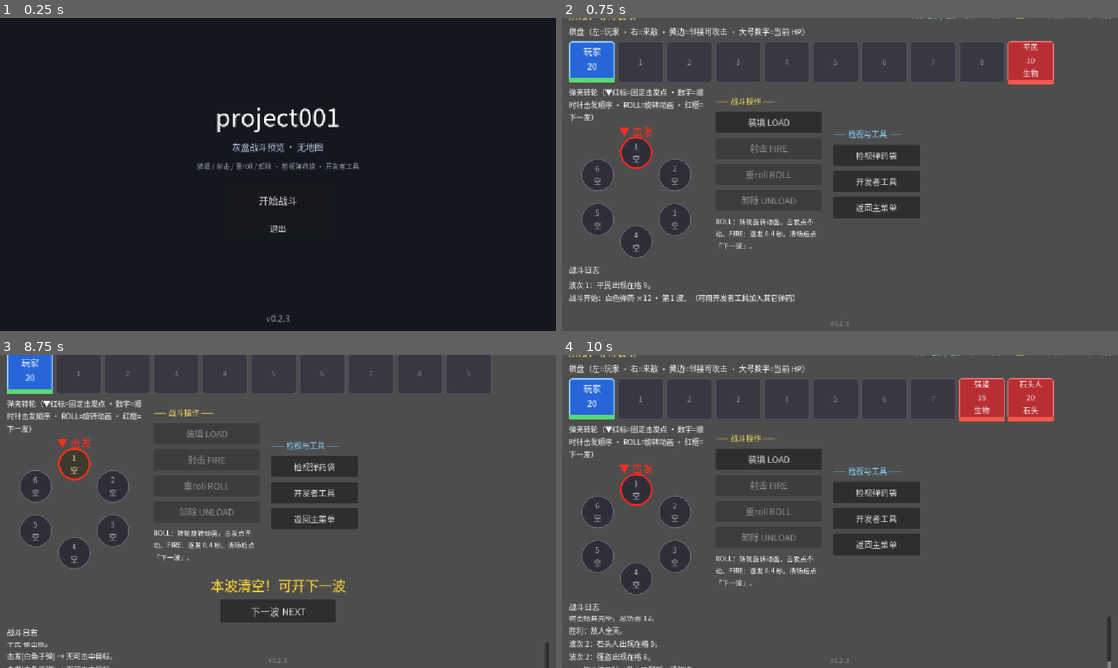
Above: before the commit, frames 1-4 (two rows, left to right).
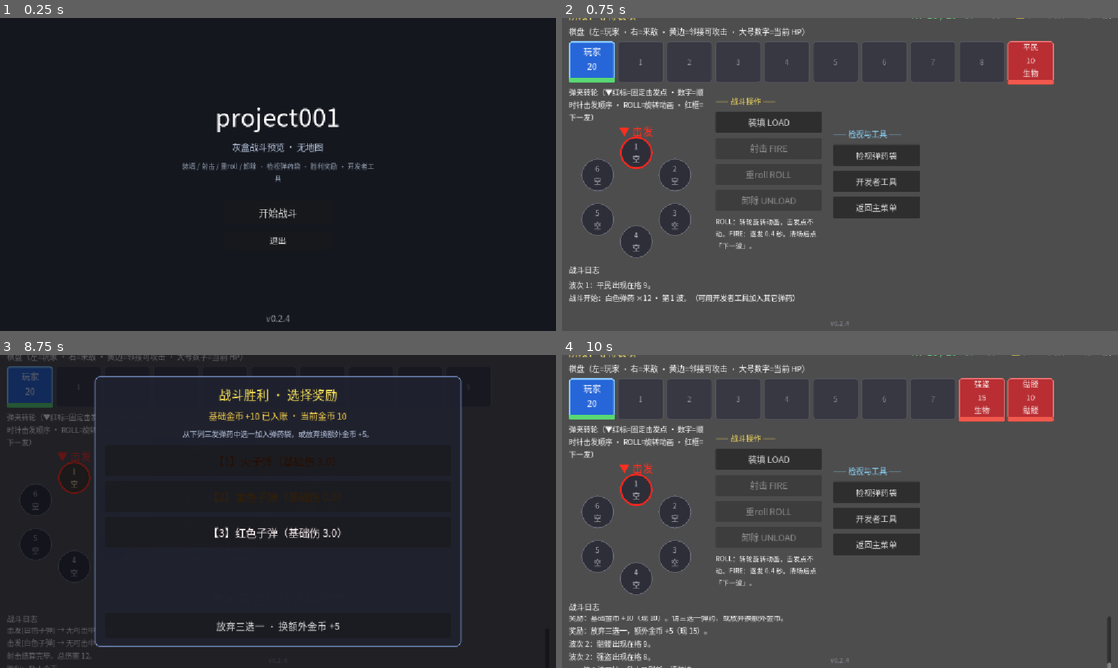
Above: after the commit, the same moments.

Repository: pineapplecat123/project001
Game: Godot game, scene res://scenes/main.tscn
Two runs of this game, one before a commit and one after it. Both use one fixed random seed, a clock stepped at 60 frames per second and the inputs below.
Inputs (mouse positions are in pixels of both pictures, inside the frame that each line leads up to):
- Up to frame 1 (0.25 s): no input
- Up to frame 2 (0.75 s): click "开始战斗" at 0.5 s
- Up to frame 3 (8.75 s): click "装填 LOAD" at 1.25 s; click "开发者工具" at 2 s; click "射击 FIRE" at 2.75 s; click "重roll ROLL" at 3.5 s; click "检视弹药袋" at 4.25 s; click "返回主菜单" at 5 s; click "关闭" at 5.75 s; click "射击 FIRE" at 6.5 s; click "检视弹药袋" at 7.25 s; click "关闭" at 8 s
- Up to frame 4 (10 s): click (840, 624) at 8.75 s, where only the run after the commit has a clickable "放弃三选一 · 换额外金币 +5"; click "下一波 NEXT" (after the commit: "继续下一波") at 9.5 s

The runs differ from the first frame. In frame 1, 0.8% of the frame differs, in the area x 32-68%, y 46-98%; in frame 2, less than 0.1%; in frame 3, 93%, in the area x 0-100%, y 0-100%; in frame 4, 1.0%.

Commit message:
feat(combat): v0.2.4 战斗胜利奖励灰盒（基础金+三选一/放弃换金）
清场后发基础金币并弹出弹药三选一；可放弃换额外金；结算后才可下一波（袋不重置）。无伤/三回合额外金仅预留钩子。GUT 34/34。

Diff:
--- a/scenes/combat.tscn
+++ b/scenes/combat.tscn
@@ -572,6 +572,80 @@
 layout_mode = 2
 text = "跳过怪物回合"
 
+
+[node name="RewardPanel" type="PanelContainer" parent="."]
+unique_name_in_owner = true
+visible = false
+z_index = 12
+layout_mode = 1
+anchors_preset = 8
+anchor_left = 0.5
+anchor_top = 0.5
+anchor_right = 0.5
+anchor_bottom = 0.5
+offset_left = -380.0
+offset_top = -280.0
+offset_right = 380.0
+offset_bottom = 280.0
+grow_horizontal = 2
+grow_vertical = 2
+
+[node name="RewardMargin" type="MarginContainer" parent="RewardPanel"]
+layout_mode = 2
+theme_override_constants/margin_left = 18
+theme_override_constants/margin_top = 14
+theme_override_constants/margin_right = 18
+theme_override_constants/margin_bottom = 14
+
+[node name="RewardVBox" type="VBoxContainer" parent="RewardPanel/RewardMargin"]
+layout_mode = 2
+theme_override_constants/separation = 12
+
+[node name="RewardTitle" type="Label" parent="RewardPanel/RewardMargin/RewardVBox"]
+unique_name_in_owner = true
+layout_mode = 2
+theme_override_font_sizes/font_size = 26
+theme_override_colors/font_color = Color(1, 0.9, 0.35, 1)
+text = "战斗胜利 · 选择奖励"
+horizontal_alignment = 1
+
+[node name="RewardGoldLabel" type="Label" parent="RewardPanel/RewardMargin/RewardVBox"]
+unique_name_in_owner = true
+layout_mode = 2
+theme_override_font_sizes/font_size = 18
+text = "基础金币已入账"
+horizontal_alignment = 1
+
+[node name="RewardHint" type="Label" parent="RewardPanel/RewardMargin/RewardVBox"]
+unique_name_in_owner = true
+layout_mode = 2
+theme_override_font_sizes/font_size = 15
+theme_override_colors/font_color = Color(0.75, 0.8, 0.9, 1)
+text = "从下列三发弹药中选一加入弹药袋，或放弃换额外金币。"
+autowrap_mode = 3
+horizontal_alignment = 1
+
+[node name="RewardChoices" type="VBoxContainer" parent="RewardPanel/RewardMargin/RewardVBox"]
+unique_name_in_owner = true
+layout_mode = 2
+size_flags_vertical = 3
+theme_override_constants/separation = 10
+
+[node name="BtnRewardSkip" type="Button" parent="RewardPanel/RewardMargin/RewardVBox"]
+unique_name_in_owner = true
+custom_minimum_size = Vector2(0, 52)
+layout_mode = 2
+theme_override_font_sizes/font_size = 20
+text = "放弃三选一 · 换额外金币"
+
+[node name="BtnRewardNext" type="Button" parent="RewardPanel/RewardMargin/RewardVBox"]
+unique_name_in_owner = true
+visible = false
+custom_minimum_size = Vector2(0, 56)
+layout_mode = 2
+theme_override_font_sizes/font_size = 22
+text = "继续下一波"
+
 [node name="VersionLabel" type="Label" parent="."]
 unique_name_in_owner = true
 layout_mode = 1
@@ -588,5 +662,5 @@
 grow_vertical = 0
 theme_override_font_sizes/font_size = 14
 theme_override_colors/font_color = Color(0.55, 0.55, 0.6, 1)
-text = "v0.2.3"
+text = "v0.2.4"
 horizontal_alignment = 1
--- a/scenes/main.tscn
+++ b/scenes/main.tscn
@@ -55,7 +55,7 @@
 layout_mode = 2
 theme_override_font_sizes/font_size = 14
 autowrap_mode = 3
-text = "装填 / 射击 / 重roll / 卸除 · 检视弹药袋 · 开发者工具"
+text = "装填 / 射击 / 重roll / 卸除 · 检视弹药袋 · 胜利奖励 · 开发者工具"
 horizontal_alignment = 1
 
 [node name="Spacer" type="Control" parent="Center"]
@@ -92,7 +92,7 @@
 offset_bottom = -12.0
 grow_horizontal = 2
 grow_vertical = 0
-text = "v0.2.3"
+text = "v0.2.4"
 horizontal_alignment = 1
 
 [connection signal="pressed" from="Center/BtnStart" to="." method="_on_start_pressed"]
--- a/scripts/combat/combat_constants.gd
+++ b/scripts/combat/combat_constants.gd
@@ -9,3 +9,12 @@
 const CIVILIAN_ENEMY_ID := 1
 ## 灰盒开局弹药袋：若干发白色（足够打完平民并演示抽弃洗）。
 const STARTER_WHITE_COUNT := 12
+
+## 战斗胜利奖励（灰盒）
+const REWARD_BASE_GOLD := 10
+const REWARD_SKIP_EXTRA_GOLD := 5
+const REWARD_CHOICE_COUNT := 3
+# 预留（灰盒不做）：无伤额外金、三回合内额外金
+const REWARD_NO_DAMAGE_EXTRA_GOLD := 0
+const REWARD_FAST_CLEAR_EXTRA_GOLD := 0
+const REWARD_FAST_CLEAR_TURN_LIMIT := 3
--- a/scripts/combat/combat_state.gd
+++ b/scripts/combat/combat_state.gd
@@ -1,5 +1,5 @@
 class_name CombatState
-## 战斗状态机。清场后可下一波；ROLL 可拆成 apply_roll + resolve。
+## 战斗状态机。清场后奖励三选一，结算后再下一波；ROLL 可拆成 apply_roll + resolve。
 
 enum Phase {
 	AWAIT_LOAD,
@@ -34,6 +34,14 @@
 var lose_reason: int = LoseReason.NONE
 var gold: int = 0
 var wave_index: int = 1
+
+## 战斗胜利奖励（灰盒：基础金币 + 弹药三选一；可放弃换额外金）
+var reward_pending: bool = false
+var reward_resolved: bool = false
+var reward_choices: Array[int] = []
+## 预留钩子：本波是否受伤、本波玩家回合数（无伤/三回合奖励灰盒先不做）
+var wave_took_damage: bool = false
+var wave_player_turns: int = 0
 
 ## 弹药跨回合状态
 var pink_bonus: int = 0
@@ -83,6 +91,9 @@
 	last_load_ids.clear()
 	_reset_fire_session()
 	_pending_gold_autofires = 0
+	_clear_reward_state()
+	wave_took_damage = false
+	wave_player_turns = 0
 	_set_phase(Phase.AWAIT_LOAD)
 	_log("战斗开始：白色弹药 ×%d · 第 %d 波。（可用开发者工具加入其它弹药）" % [
 		CombatConstants.STARTER_WHITE_COUNT, wave_index
@@ -203,6 +214,7 @@
 	if bag.is_empty():
 		needs_reshuffle_next_load = true
 	turn_index += 1
+	wave_player_turns += 1
 	_log("第 %d 回合：装填 %d 发。" % [turn_index, resolved.size()])
 	for i in resolved.size():
 		if drawn[i] == FireResolver.ID_BW and resolved[i] != FireResolver.ID_BW:
@@ -586,8 +598,7 @@
 func _check_end_after_player() -> bool:
 	_remove_dead()
 	if alive_enemies().is_empty():
-		_set_phase(Phase.WON)
-		_log("胜利：敌人全灭。")
+		_enter_won()
 		return true
 	if player_hp <= 0:
 		_lose_hp()
@@ -617,14 +628,15 @@
 			_log("%s 燃烧结算伤害%d，燃烧剩余%d" % [e.name_zh, dealt, e.burn_stacks])
 	_remove_dead()
 	if alive_enemies().is_empty():
-		_set_phase(Phase.WON)
-		_log("胜利：敌人全灭。")
+		_enter_won()
 		return
 	var order: Array = enemies_sorted_by_cell()
 	for e in order:
 		_move_enemy(e)
 		if is_adjacent_to_player(e):
 			player_hp = maxi(0, player_hp - e.atk)
+			if e.atk > 0:
+				wave_took_damage = true
 			_log("%s 攻击玩家，造成 %d（玩家 HP %d/%d）" % [e.name_zh, e.atk, player_hp, player_max_hp])
 		else:
 			_log("%s 未邻接，不攻击（格 %d）。" % [e.name_zh, e.cell])
@@ -634,8 +646,7 @@
 	_tick_bleed_end_of_enemy_turn()
 	_remove_dead()
 	if alive_enemies().is_empty():
-		_set_phase(Phase.WON)
-		_log("胜利：敌人全灭。")
+		_enter_won()
 		return
 	_set_phase(Phase.AWAIT_LOAD)
 	_log("--- 请装填 ---")
@@ -685,8 +696,105 @@
 			return "未知"
 
 
+
+func _clear_reward_state() -> void:
+	reward_pending = false
+	reward_resolved = false
+	reward_choices.clear()
+
+
+## 进入胜利：发基础金币并生成三选一；无伤/三回合额外金灰盒预留钩子暂不结算。
+func _enter_won() -> void:
+	if phase == Phase.WON and (reward_pending or reward_resolved):
+		return
+	_set_phase(Phase.WON)
+	_log("胜利：敌人全灭。")
+	_begin_reward()
+
+
+func _begin_reward() -> void:
+	reward_choices = generate_reward_choices()
+	reward_pending = true
+	reward_resolved = false
+	var base_g: int = CombatConstants.REWARD_BASE_GOLD
+	gold += base_g
+	_log("奖励：基础金币 +%d（现 %d）。请三选一弹药，或放弃换额外金币。" % [base_g, gold])
+	# 灰盒预留钩子（数值为 0 / 未启用）：
+	# var no_dmg := _hook_no_damage_bonus_gold()
+	# var fast := _hook_fast_clear_bonus_gold()
+	_emit()
+
+
+## 从启用弹药表随机抽 3 个（池≥3 时去重；不足则允许重复）。同名可多份入袋。
+func generate_reward_choices() -> Array[int]:
+	var pool: Array[int] = []
+	for item in DataRegistry.all_ammo():
+		if bool(item.get("enabled_in_combat", false)):
+			pool.append(int(item["id"]))
+	if pool.is_empty():
+		pool.append(CombatConstants.WHITE_AMMO_ID)
+	var out: Array[int] = []
+	var need: int = CombatConstants.REWARD_CHOICE_COUNT
+	if pool.size() >= need:
+		var work: Array[int] = pool.duplicate()
+		_shuffle(work)
+		for i in need:
+			out.append(work[i])
+	else:
+		for _i in need:
+			out.append(pool[rng.randi_range(0, pool.size() - 1)])
+	return out
+
+
+func can_pick_reward() -> bool:
+	return phase == Phase.WON and reward_pending and not reward_resolved
+
+
+## 选择三选一中的第 index 发（0..2），加入弹药袋。
+func pick_reward_ammo(index: int) -> bool:
+	if not can_pick_reward():
+		return false
+	if index < 0 or index >= reward_choices.size():
+		return false
+	var ammo_id: int = reward_choices[index]
+	bag.append(ammo_id)
+	reward_pending = false
+	reward_resolved = true
+	_log("奖励：选择 %s 加入弹药袋（袋内 %d）。" % [_ammo_name(ammo_id), bag.size()])
+	_emit()
+	return true
+
+
+## 放弃三选一，换额外金币。
+func skip_reward_for_gold() -> bool:
+	if not can_pick_reward():
+		return false
+	var extra: int = CombatConstants.REWARD_SKIP_EXTRA_GOLD
+	gold += extra
+	reward_pending = false
+	reward_resolved = true
+	_log("奖励：放弃三选一，额外金币 +%d（现 %d）。" % [extra, gold])
+	_emit()
+	return true
+
+
+## 灰盒预留：无伤通关额外金（当前恒 0）。
+func _hook_no_damage_bonus_gold() -> int:
+	if wave_took_damage:
+		return 0
+	return CombatConstants.REWARD_NO_DAMAGE_EXTRA_GOLD
+
+
+## 灰盒预留：三回合内通关额外金（当前恒 0）。
+func _hook_fast_clear_bonus_gold() -> int:
+	if wave_player_turns > CombatConstants.REWARD_FAST_CLEAR_TURN_LIMIT:
+		return 0
+	return CombatConstants.REWARD_FAST_CLEAR_EXTRA_GOLD
+
+
 func can_start_next_wave() -> bool:
-	return phase == Phase.WON
+	## 奖励结算完成后才可下一波（不重置弹药袋）。
+	return phase == Phase.WON and reward_resolved and not reward_pending
 
 
 ## 清场后开始下一波：随机/轮换现有启用敌人，不回主菜单、不重置弹药袋。
@@ -699,6 +807,9 @@
 	lose_reason = LoseReason.NONE
 	_reset_fire_session()
 	_pending_gold_autofires = 0
+	_clear_reward_state()
+	wave_took_damage = false
+	wave_player_turns = 0
 	_set_phase(Phase.AWAIT_LOAD)
 	_log("—— 第 %d 波开始：敌人已刷新，请装填。——" % wave_index)
 	_emit()
@@ -765,8 +876,7 @@
 	_remove_dead()
 	_log("[开发] 一键杀敌")
 	if alive_enemies().is_empty():
-		_set_phase(Phase.WON)
-		_log("胜利：敌人全灭。")
+		_enter_won()
 	_emit()
 
 
--- a/scripts/combat/combat_ui.gd
+++ b/scripts/combat/combat_ui.gd
@@ -1,6 +1,6 @@
 extends Control
-## 灰盒战斗 UI：棋盘 + 环形转轮 + LOAD/FIRE/ROLL/UNLOAD + 检视袋网格 + 下一波 + 开发者工具。
-## FIRE 逐发 0.4s；ROLL 转轮旋转动画；清场后可下一波。
+## 灰盒战斗 UI：棋盘 + 环形转轮 + LOAD/FIRE/ROLL/UNLOAD + 检视袋网格 + 胜利奖励 + 下一波 + 开发者工具。
+## FIRE 逐发 0.4s；ROLL 转轮旋转动画；清场后奖励三选一，结算后再下一波。
 
 const CELL_W := 96
 const CELL_H := 86
@@ -13,7 +13,7 @@
 const ROLL_ANIM_MAX := 0.55
 const BAG_GRID_COLS := 4
 const BAG_CELL_MIN := Vector2(140, 72)
-const VERSION := "0.2.3"
+const VERSION := "0.2.4"
 
 const COL_PHASE := Color(1.0, 0.92, 0.45)
 const COL_HP_OK := Color(0.45, 0.95, 0.55)
@@ -33,6 +33,7 @@
 var _wheel_anim_start: float = 0.0
 var _fire_flash_tween: Tween
 var _roll_tween: Tween
+var _reward_open: bool = false
 
 @onready var phase_label: Label = %PhaseLabel
 @onready var hp_label: Label = %HpLabel
@@ -58,6 +59,13 @@
 @onready var bag_list: VBoxContainer = %BagList
 @onready var btn_bag_close: Button = %BtnBagClose
 @onready var dev_panel: PanelContainer = %DevPanel
+@onready var reward_panel: PanelContainer = %RewardPanel
+@onready var reward_title: Label = %RewardTitle
+@onready var reward_gold_label: Label = %RewardGoldLabel
+@onready var reward_hint: Label = %RewardHint
+@onready var reward_choices: VBoxContainer = %RewardChoices
+@onready var btn_reward_skip: Button = %BtnRewardSkip
+@onready var btn_reward_next: Button = %BtnRewardNext
 @onready var dimmer: ColorRect = %Dimmer
 @onready var version_label: Label = %VersionLabel
 
@@ -76,6 +84,8 @@
 	btn_bag_close.pressed.connect(func(): _set_bag_open(false))
 	btn_next_wave.pressed.connect(_on_next_wave)
 	btn_menu.pressed.connect(func(): get_tree().change_scene_to_file("res://scenes/main.tscn"))
+	btn_reward_skip.pressed.connect(_on_reward_skip)
+	btn_reward_next.pressed.connect(_on_next_wave)
 	dimmer.gui_input.connect(_on_dimmer_input)
 	version_label.text = "v%s" % VERSION
 	mag_title.text = "弹夹转轮（▼红标=固定击发点 · 数字=顺时针击发顺序 · ROLL=旋转动画 · 红框=下一发）"
@@ -85,13 +95,14 @@
 	_wire_dev_buttons()
 	bag_panel.visible = false
 	dev_panel.visible = false
+	reward_panel.visible = false
 	dimmer.visible = false
 	state.start_graybox()
 	_refresh()
 
 
 func _style_overlay_panels() -> void:
-	for panel in [bag_panel, dev_panel]:
+	for panel in [bag_panel, dev_panel, reward_panel]:
 		var style := StyleBoxFlat.new()
 		style.bg_color = Color(0.12, 0.13, 0.18, 0.96)
 		style.set_border_width_all(2)
@@ -106,6 +117,9 @@
 
 func _on_dimmer_input(event: InputEvent) -> void:
 	if event is InputEventMouseButton and event.pressed and event.button_index == MOUSE_BUTTON_LEFT:
+		# 奖励面板必须选完，点遮罩不关闭
+		if _reward_open:
+			return
 		_set_bag_open(false)
 		if _dev_open:
 			_toggle_dev()
@@ -318,7 +332,10 @@
 func _on_next_wave() -> void:
 	if _firing or _rolling:
 		return
+	if not state.can_start_next_wave():
+		return
 	state.start_next_wave()
+	_set_reward_open(false)
 
 
 func _toggle_bag() -> void:
@@ -326,6 +343,8 @@
 
 
 func _set_bag_open(open: bool) -> void:
+	if open and _reward_open:
+		return
 	_bag_open = open
 	bag_panel.visible = open
 	if open:
@@ -336,6 +355,8 @@
 
 
 func _toggle_dev() -> void:
+	if (not _dev_open) and _reward_open:
+		return
 	_dev_open = not _dev_open
 	dev_panel.visible = _dev_open
 	if _dev_open:
@@ -345,7 +366,74 @@
 
 
 func _update_dimmer() -> void:
-	dimmer.visible = _bag_open or _dev_open
+	dimmer.visible = _bag_open or _dev_open or _reward_open
+
+
+func _set_reward_open(open: bool) -> void:
+	_reward_open = open
+	reward_panel.visible = open
+	if open:
+		_bag_open = false
+		_dev_open = false
+		bag_panel.visible = false
+		dev_panel.visible = false
+		_refresh_reward_panel()
+	_update_dimmer()
+
+
+func _refresh_reward_panel() -> void:
+	for c in reward_choices.get_children():
+		c.queue_free()
+	var pending := state.can_pick_reward()
+	var resolved := state.phase == CombatState.Phase.WON and state.reward_resolved
+	reward_title.text = "战斗胜利 · 选择奖励" if pending else "奖励已领取"
+	reward_gold_label.text = "基础金币 +%d 已入账 · 当前金币 %d" % [
+		CombatConstants.REWARD_BASE_GOLD, state.gold
+	]
+	reward_gold_label.add_theme_color_override("font_color", COL_GOLD)
+	if pending:
+		reward_hint.text = "从下列三发弹药中选一加入弹药袋，或放弃换额外金币 +%d。" % CombatConstants.REWARD_SKIP_EXTRA_GOLD
+		btn_reward_skip.visible = true
+		btn_reward_skip.text = "放弃三选一 · 换额外金币 +%d" % CombatConstants.REWARD_SKIP_EXTRA_GOLD
+		btn_reward_skip.disabled = false
+		btn_reward_next.visible = false
+		for i in state.reward_choices.size():
+			var ammo_id: int = state.reward_choices[i]
+			var def: Dictionary = DataRegistry.get_ammo(ammo_id)
+			var colors := _ammo_colors(ammo_id)
+			var btn := Button.new()
+			btn.custom_minimum_size = Vector2(0, 64)
+			btn.size_flags_horizontal = Control.SIZE_EXPAND_FILL
+			var nm := str(def.get("name", "未知#%d" % ammo_id))
+			var desc := str(def.get("special", ""))
+			var dmg = def.get("base_damage", "")
+			btn.text = "【%d】%s（基础伤 %s）" % [i + 1, nm, str(dmg)]
+			if not desc.is_empty():
+				btn.tooltip_text = desc
+			btn.add_theme_font_size_override("font_size", 22)
+			btn.add_theme_color_override("font_color", colors["fg"])
+			var idx := i
+			btn.pressed.connect(func(): _on_reward_pick(idx))
+			reward_choices.add_child(btn)
+	elif resolved:
+		reward_hint.text = "可继续下一波（弹药袋不重置）。无伤/三回合额外金灰盒暂未结算。"
+		btn_reward_skip.visible = false
+		btn_reward_next.visible = true
+		btn_reward_next.disabled = not state.can_start_next_wave()
+	else:
+		reward_hint.text = ""
+		btn_reward_skip.visible = false
+		btn_reward_next.visible = false
+
+
+func _on_reward_pick(index: int) -> void:
+	if state.pick_reward_ammo(index):
+		_refresh_reward_panel()
+
+
+func _on_reward_skip() -> void:
+	if state.skip_reward_for_gold():
+		_refresh_reward_panel()
 
 
 func _refresh_bag_list() -> void:
@@ -486,9 +574,20 @@
 		_refresh_bag_list()
 	match state.phase:
 		CombatState.Phase.WON:
-			result_label.text = "本波清空！可开下一波"
+			if state.reward_pending:
+				result_label.text = "本波清空！请选择奖励"
+				if not _reward_open:
+					_set_reward_open(true)
+				elif _reward_open:
+					_refresh_reward_panel()
+			elif state.reward_resolved:
+				result_label.text = "奖励已领取 · 可开下一波"
+				if _reward_open:
+					_refresh_reward_panel()
+			else:
+				result_label.text = "本波清空！"
 			result_label.visible = true
-			btn_next_wave.visible = true
+			btn_next_wave.visible = state.reward_resolved
 		CombatState.Phase.LOST:
 			if state.lose_reason == CombatState.LoseReason.AMMO_EXHAUSTED:
 				result_label.text = "失败：弹药耗尽"
@@ -496,9 +595,13 @@
 				result_label.text = "失败：血量归零"
 			result_label.visible = true
 			btn_next_wave.visible = false
+			if _reward_open:
+				_set_reward_open(false)
 		_:
 			result_label.visible = false
 			btn_next_wave.visible = false
+			if _reward_open:
+				_set_reward_open(false)
 
 
 func _refresh_board() -> void:
--- a/scripts/main.gd
+++ b/scripts/main.gd
@@ -1,7 +1,7 @@
 extends Control
 ## 主菜单：开始战斗 / 退出；底部版本号。无地图。
 
-const VERSION := "0.2.3"
+const VERSION := "0.2.4"
 
 
 func _ready() -> void:
--- a/tests/test_combat.gd
+++ b/tests/test_combat.gd
@@ -301,6 +301,10 @@
 	assert_eq(cs.wave_index, 1)
 	cs.dev_kill_all_enemies()
 	assert_eq(cs.phase, CombatState.Phase.WON)
+	# 奖励未结算前不能下一波
+	assert_true(cs.reward_pending)
+	assert_false(cs.can_start_next_wave())
+	assert_true(cs.pick_reward_ammo(0))
 	assert_true(cs.can_start_next_wave())
 	assert_true(cs.start_next_wave())
 	assert_eq(cs.wave_index, 2)
@@ -343,3 +347,61 @@
 	cs.resolve_after_player_action()
 	assert_eq(cs.enemies[0].cell, cell_before - 1)
 	assert_eq(cs.phase, CombatState.Phase.AWAIT_LOAD)
+
+
+func test_reward_generate_three_choices() -> void:
+	var cs := CombatState.new(7)
+	cs.start_graybox(7)
+	var choices := cs.generate_reward_choices()
+	assert_eq(choices.size(), CombatConstants.REWARD_CHOICE_COUNT)
+	for id in choices:
+		assert_true(DataRegistry.is_ammo_enabled(id))
+
+
+func test_reward_pick_adds_to_bag_and_base_gold() -> void:
+	var cs := CombatState.new(8)
+	cs.start_graybox(8)
+	var bag_before := cs.bag.size()
+	assert_eq(cs.gold, 0)
+	cs.dev_kill_all_enemies()
+	assert_eq(cs.phase, CombatState.Phase.WON)
+	assert_eq(cs.gold, CombatConstants.REWARD_BASE_GOLD)
+	assert_eq(cs.reward_choices.size(), 3)
+	var chosen: int = cs.reward_choices[1]
+	assert_true(cs.pick_reward_ammo(1))
+	assert_eq(cs.bag.size(), bag_before + 1)
+	assert_eq(cs.bag[cs.bag.size() - 1], chosen)
+	assert_true(cs.reward_resolved)
+	assert_false(cs.reward_pending)
+	assert_false(cs.can_pick_reward())
+	assert_true(cs.can_start_next_wave())
+
+
+func test_reward_skip_for_extra_gold() -> void:
+	var cs := CombatState.new(9)
+	cs.start_graybox(9)
+	var bag_before := cs.bag.size()
+	cs.dev_kill_all_enemies()
+	assert_eq(cs.gold, CombatConstants.REWARD_BASE_GOLD)
+	assert_true(cs.skip_reward_for_gold())
+	assert_eq(cs.gold, CombatConstants.REWARD_BASE_GOLD + CombatConstants.REWARD_SKIP_EXTRA_GOLD)
+	assert_eq(cs.bag.size(), bag_before)
+	assert_true(cs.reward_resolved)
+	assert_true(cs.can_start_next_wave())
+	# 不可重复领取
+	assert_false(cs.skip_reward_for_gold())
+	assert_false(cs.pick_reward_ammo(0))
+
+
+func test_reward_next_wave_keeps_bag_and_gold() -> void:
+	var cs := CombatState.new(11)
+	cs.start_graybox(11)
+	cs.dev_kill_all_enemies()
+	assert_true(cs.pick_reward_ammo(0))
+	var gold_after := cs.gold
+	var bag_after := cs.bag.duplicate()
+	assert_true(cs.start_next_wave())
+	assert_eq(cs.gold, gold_after)
+	assert_eq(cs.bag, bag_after)
+	assert_false(cs.reward_pending)
+	assert_false(cs.reward_resolved)
Binary file changed: assets/fonts/NotoSansSC-UI.ttf
Not shown, changed: tools/ui_charset.txt
Not shown, changed: BOT_LOG.md
Not shown, changed: docs/implemented-systems.md
